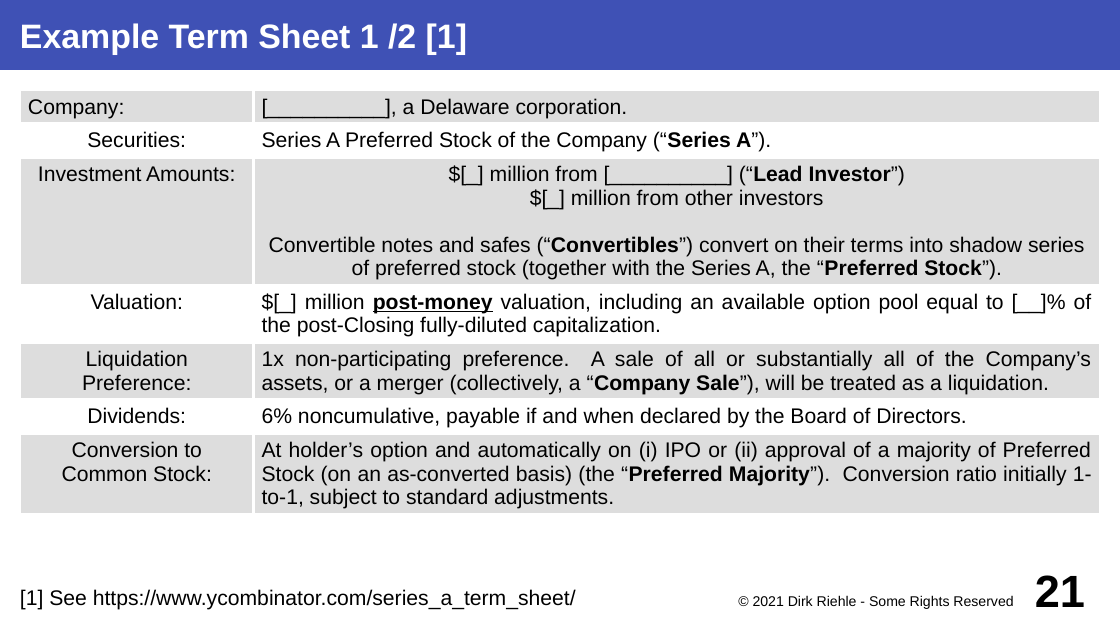
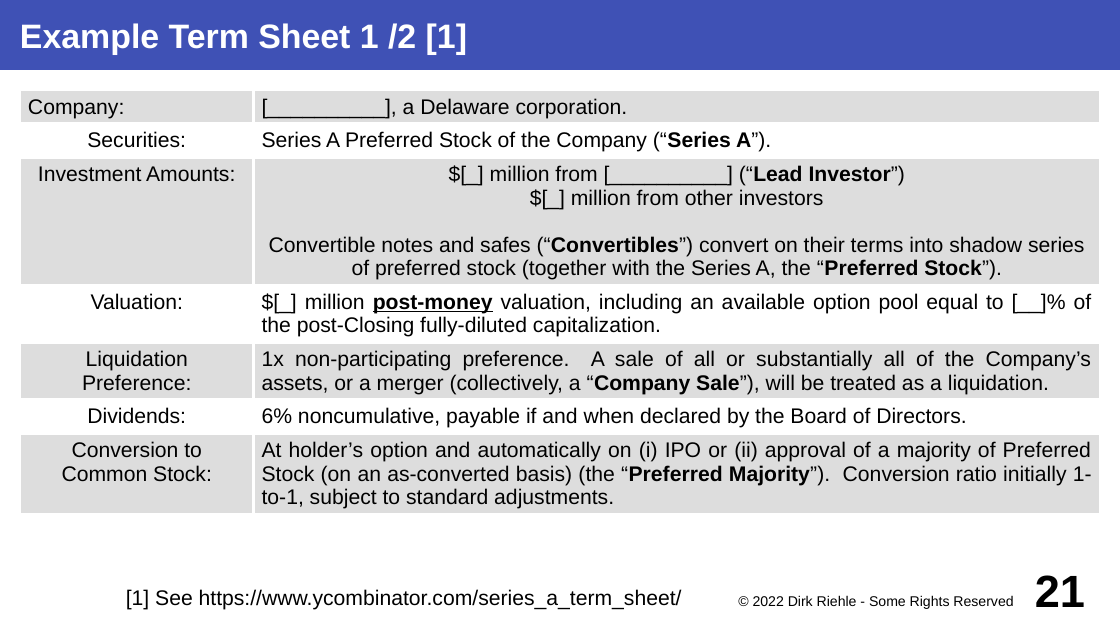
Before and after one commit to dirkriehle/coss-course, a slide deck: slide 21 of Lecture slides/COSS D04 - Startup Fundraising.odp. Drawn at 1120x630 pixels with LibreOffice and Linux fonts; fonts in the diff are those of the drawing. Boxes give left, top, right and bottom in pixels: in the first picture for what was removed or moved away, otherwise in the second. Text is boxed around its words. In the diff, an @@ line names an element or a change of style, - is before the commit and + after.

```diff
--- a/Lecture slides/COSS D04 - Startup Fundraising.odp
+++ b/Lecture slides/COSS D04 - Startup Fundraising.odp
@@ text "[1] See https://www.ycombinator.com/series_a_term_sheet/" at (126, 589, 682, 610): alignment left to centre; less space between paragraphs @@
@@ text at (753, 595, 1013, 609): text changed @@
-© 2021 Dirk Riehle - Some Rights Reserved
+© 2022 Dirk Riehle - Some Rights Reserved
```
Also in this commit, not shown: 20 other slides changed, 8 other files.
